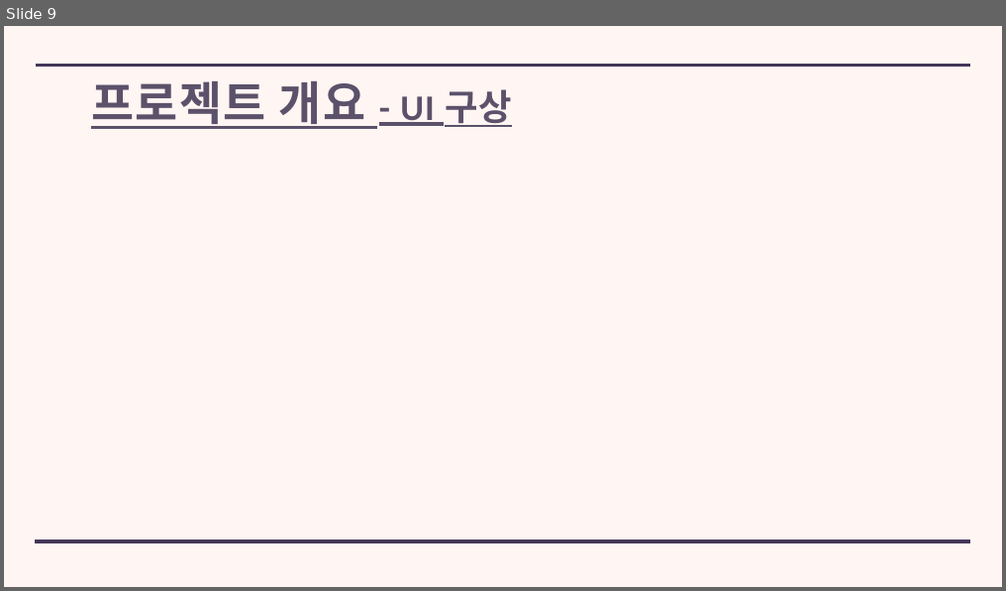
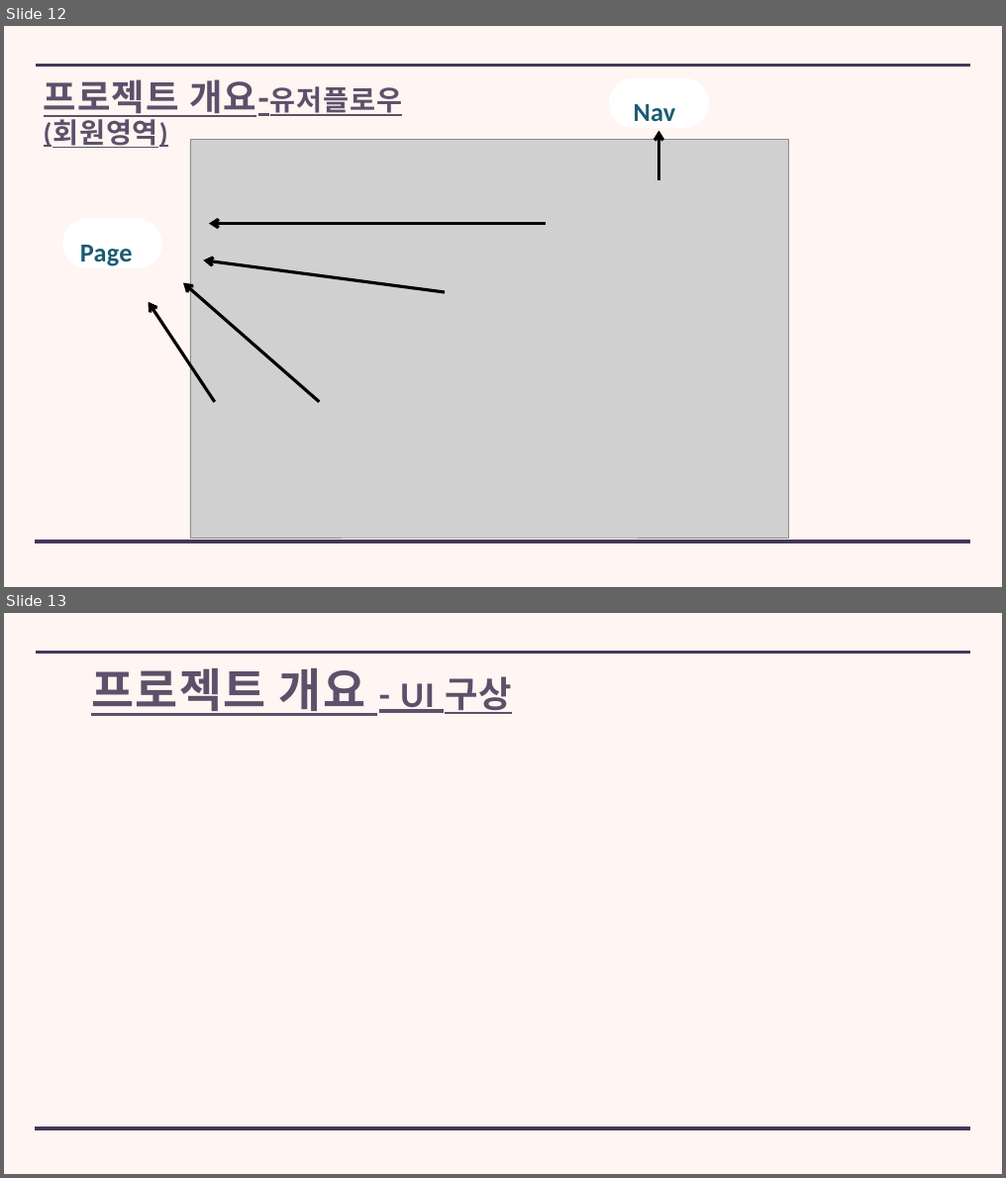
Before and after one commit to kuk0901/WingSpringBoot, a slide deck: ppt/WING_ 발표 PPT.pptx. Shown one above the other, each under a label of ours: slide 9 before the commit, slides 12 and 13 after it. The pictures are 1006x591 and 1006x1178 pixels, drawn with LibreOffice and Linux fonts; fonts in the diff are those of the drawing; grey boxes stand for pictures. Boxes give left, top, right and bottom in pixels: in the first picture for what was removed or moved away, otherwise in the second. Text is boxed around its words. In the diff, an @@ line names an element or a change of style, - is before the commit and + after.

```diff
--- a/ppt/WING_ 발표 PPT.pptx
+++ b/ppt/WING_ 발표 PPT.pptx
@@ slide 12 added at (4, 26, 1002, 587), background #FFF5F2; not listed: 2 template elements that a slide beside it also shows @@
@@ title added at (44, 79, 402, 148), 53.9 pt, text #5B516A, bold, underline @@
+프로젝트 개요-유저플로우(회원영역)
@@ freeform shape added at (609, 78, 709, 128), fill #FFFFFF @@
@@ text added at (634, 104, 676, 121), 50 pt, text #1A5C71, bold @@
+Nav
@@ picture added at (190, 140, 788, 538) @@
@@ arrow added from (658, 180) to (658, 130), #000000 6 pt @@
@@ freeform shape added at (62, 218, 162, 269), fill #FFFFFF @@
@@ arrow added from (546, 224) to (209, 224), #000000 6 pt @@
@@ text added at (80, 245, 133, 267), 50 pt, text #1A5C71, bold @@
+Page
@@ arrow added from (445, 292) to (203, 261), #000000 6 pt @@
@@ arrow added from (319, 402) to (183, 283), #000000 6 pt @@
@@ arrow added from (215, 402) to (149, 302), #000000 6 pt @@
@@ what was slide 9 is now slide 13 @@
```
Also in this commit, not shown: 8 slides changed, 4 other slides added, 1 slide removed, 41 other files.
